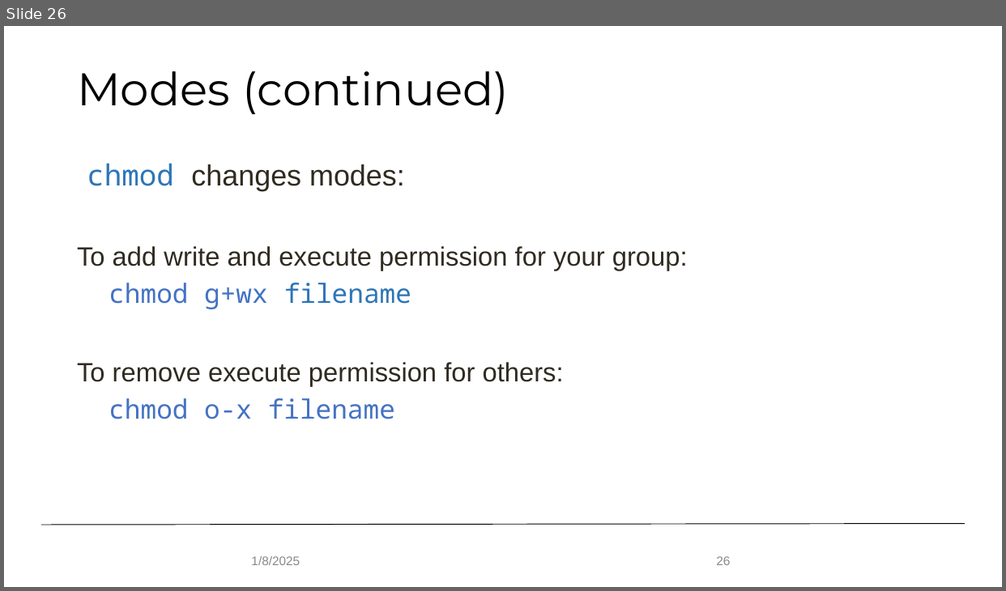
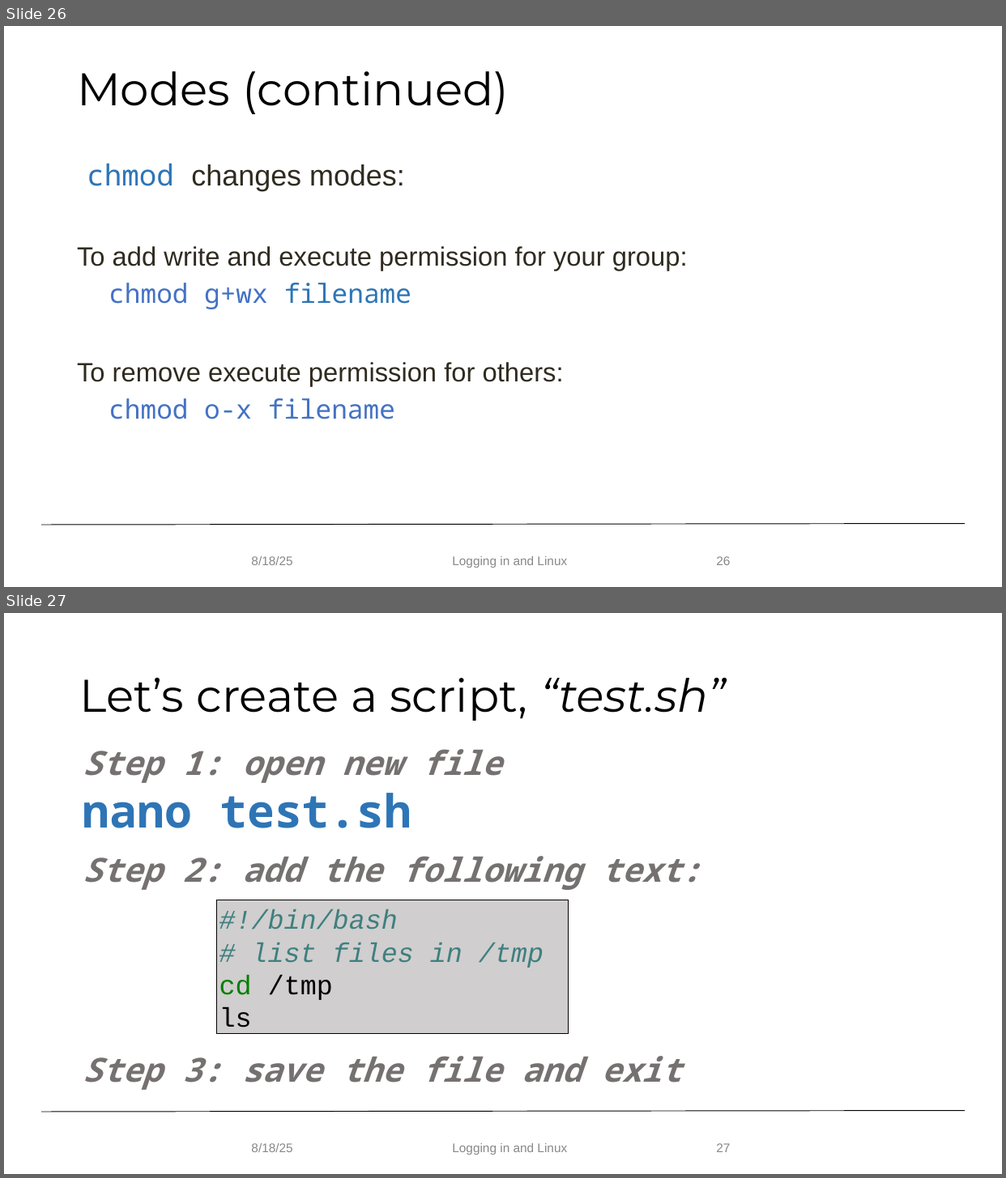
Before and after one commit to ResearchComputing/hpc_fundamentals_micro_credential, a slide deck: logging_in_and_linux/logging_in_linux.pptx. Shown one above the other, each under a label of ours: slide 26 before the commit, slides 26 and 27 after it. The pictures are 1006x591 and 1006x1178 pixels, drawn with LibreOffice and Linux fonts; fonts in the diff are those of the drawing; background and template pictures are left out. Boxes give left, top, right and bottom in pixels: in the first picture for what was removed or moved away, otherwise in the second. Text is boxed around its words. In the diff, an @@ line names an element or a change of style, - is before the commit and + after.

Commit message:
Aug 2025 edits to Linux presentation

```diff
--- a/logging_in_and_linux/logging_in_linux.pptx
+++ b/logging_in_and_linux/logging_in_linux.pptx
@@ slide 27 added at box(4, 613, 1002, 1174), background #FFFFFF; not listed: 1 template element that a slide beside it also shows @@
@@ title added at box(80, 678, 725, 721), 44 pt, text #000000 @@
+Let’s create a script, “test.sh”
@@ text added at box(83, 749, 701, 1090), 32 pt, text #767171, bold, italic @@
+Step 1: open new file
+nano test.sh
+Step 2: add the following text:
+Step 3: save the file and exit
@@ rectangle added at box(216, 901, 569, 1034), fill #D0CECE, outline #000000 0.75 pt, 26 pt, text #3F7F7F, italic @@
+#!/bin/bash
+# list files in /tmp
+cd /tmp
+ls
@@ text added at box(251, 1144, 292, 1152), 12 pt, text #888888 @@
+8/18/25
@@ text added at box(452, 1144, 567, 1155), 12 pt, text #888888 @@
+Logging in and Linux
@@ page number added at box(716, 1144, 730, 1152), 12 pt, text #888888 @@
+27
@@ slide 26 changed as well @@
@@ text at box(251, 557, 292, 565): text changed @@
-1/8/2025
+8/18/25
@@ text added at box(452, 557, 567, 568), 12 pt, text #888888 @@
+Logging in and Linux
```
Also in this commit, not shown: 27 other slides changed, 2 other slides added, 3 slides removed, 1 other file.
